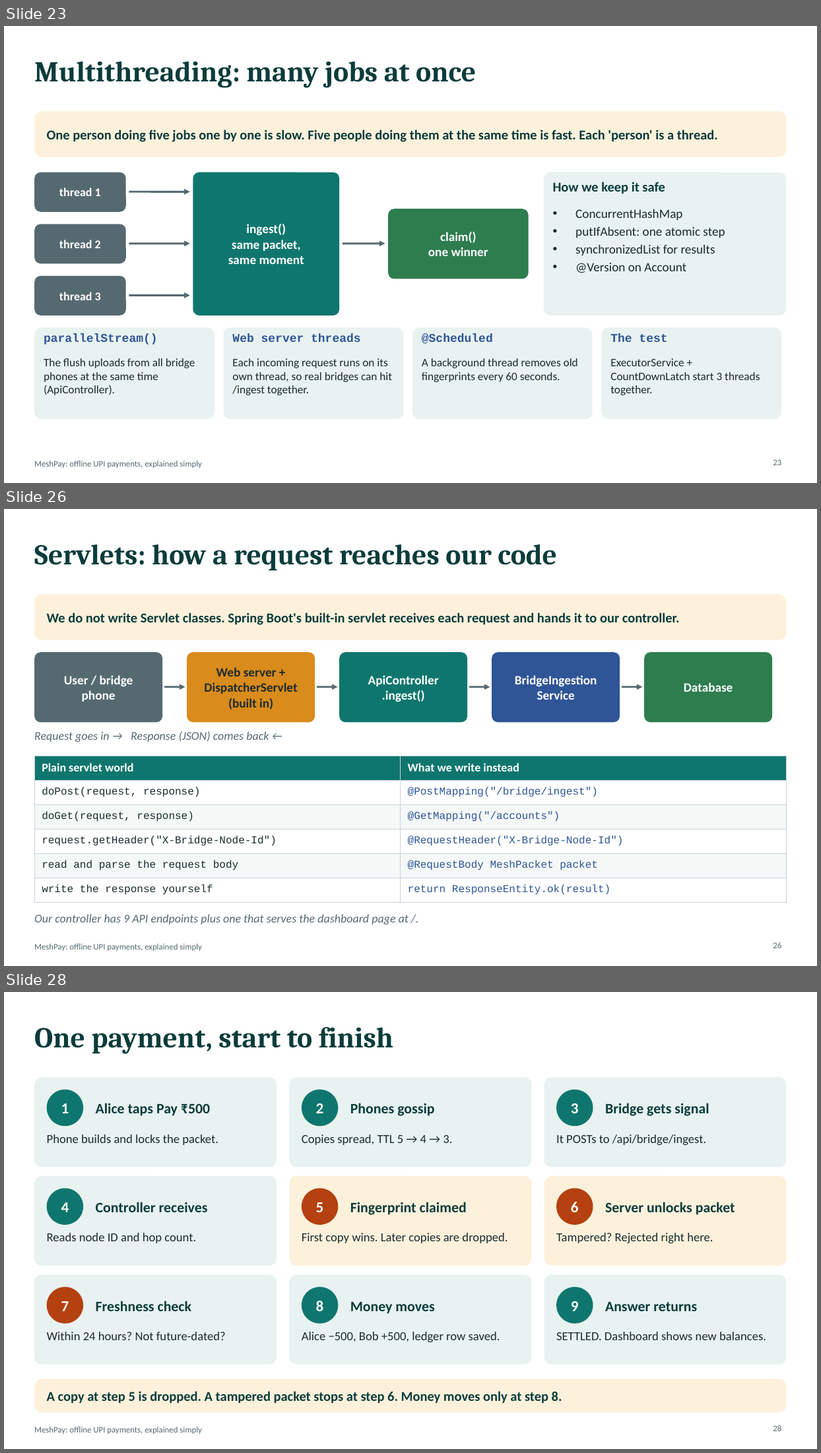
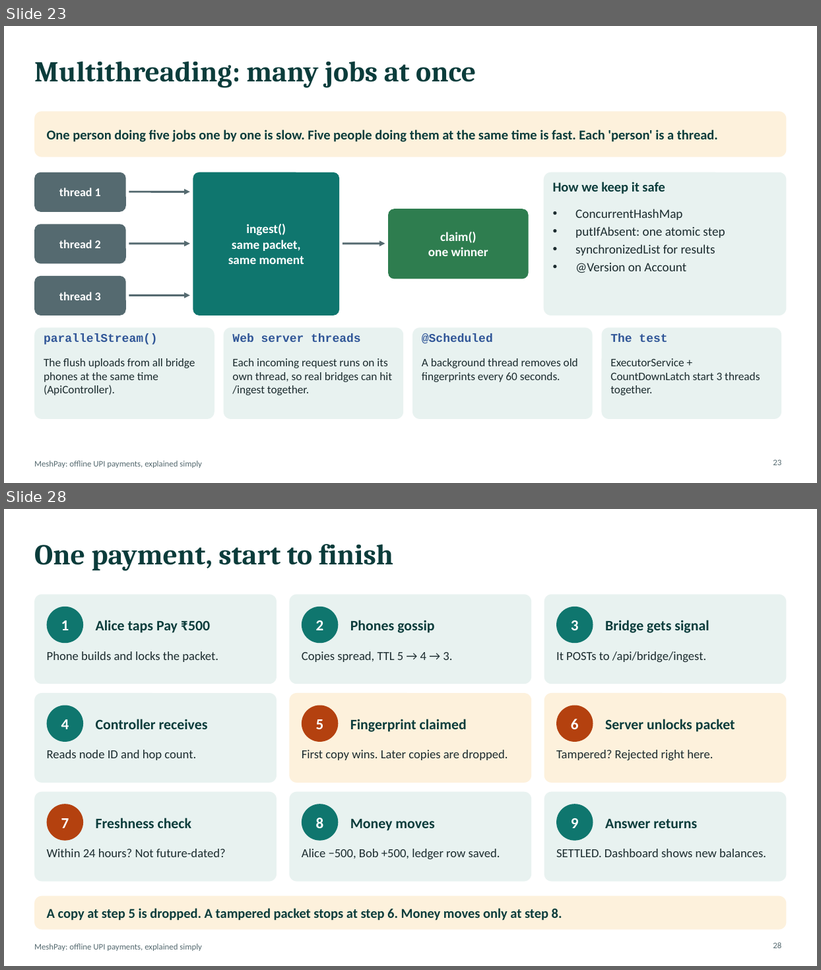
Before and after one commit to shaswatnaman/upi-offline-mesh, a slide deck: docs/MeshPay_Presentation.pptx. Shown one above the other, each under a label of ours: slides 23, 26 and 28 before the commit, slides 23 and 28 after it; the slides between them are not shown. The pictures are 821x1453 and 821x970 pixels, drawn with LibreOffice and Linux fonts; fonts in the diff are those of the drawing. Boxes give left, top, right and bottom in pixels: in the first picture for what was removed or moved away, otherwise in the second. Text is boxed around its words. In the diff, an @@ line names an element or a change of style, - is before the commit and + after.

```diff
--- a/docs/MeshPay_Presentation.pptx
+++ b/docs/MeshPay_Presentation.pptx
@@ slide 26 removed at (x1=4, y1=509, x2=817, y2=966), background #FFFFFF; not listed: 1 template element that a slide beside it also shows @@
@@ title removed at (x1=34, y1=544, x2=557, y2=571) @@
-Servlets: how a request reaches our code
@@ rounded rectangle removed at (x1=34, y1=594, x2=787, y2=640) @@
@@ text removed at (x1=47, y1=613, x2=680, y2=625) @@
-We do not write Servlet classes. Spring Boot's built-in servlet receives each request and hands it to our controller.
@@ rounded rectangle removed at (x1=34, y1=652, x2=162, y2=722) @@
@@ rounded rectangle removed at (x1=187, y1=652, x2=315, y2=722) @@
@@ rounded rectangle removed at (x1=339, y1=652, x2=467, y2=722) @@
@@ rounded rectangle removed at (x1=492, y1=652, x2=620, y2=722) @@
@@ rounded rectangle removed at (x1=644, y1=652, x2=773, y2=722) @@
@@ text removed at (x1=64, y1=675, x2=133, y2=702) @@
-User / bridge
-phone
@@ text removed at (x1=204, y1=667, x2=297, y2=710) @@
-Web server +
-DispatcherServlet
-(built in)
@@ text removed at (x1=368, y1=675, x2=439, y2=702) @@
-ApiController
-.ingest()
@@ text removed at (x1=515, y1=675, x2=597, y2=700) @@
-BridgeIngestion
-Service
@@ text removed at (x1=684, y1=683, x2=733, y2=692) @@
-Database
@@ arrow removed from (164, 687) to (185, 687) @@
@@ arrow removed from (317, 687) to (338, 687) @@
@@ arrow removed from (469, 687) to (490, 687) @@
@@ arrow removed from (622, 687) to (643, 687) @@
@@ text removed at (x1=34, y1=731, x2=269, y2=742) @@
-Request goes in → Response (JSON) comes back ←
@@ table removed at (x1=34, y1=756, x2=787, y2=898), 6 rows, 2 columns @@
-Plain servlet world | What we write instead
-doPost(request, response) | @PostMapping("/bridge/ingest")
-doGet(request, response) | @GetMapping("/accounts")
-request.getHeader("X-Bridge-Node-Id") | @RequestHeader("X-Bridge-Node-Id")
-read and parse the request body | @RequestBody MeshPacket packet
-write the response yourself | return ResponseEntity.ok(result)
@@ text removed at (x1=34, y1=914, x2=409, y2=925) @@
-Our controller has 9 API endpoints plus one that serves the dashboard page at /.
@@ page number removed at (x1=773, y1=943, x2=781, y2=949) @@
-26
```
Also in this commit, not shown: 9 slides changed, 3 slides added, 2 other slides removed, 1 other file.
